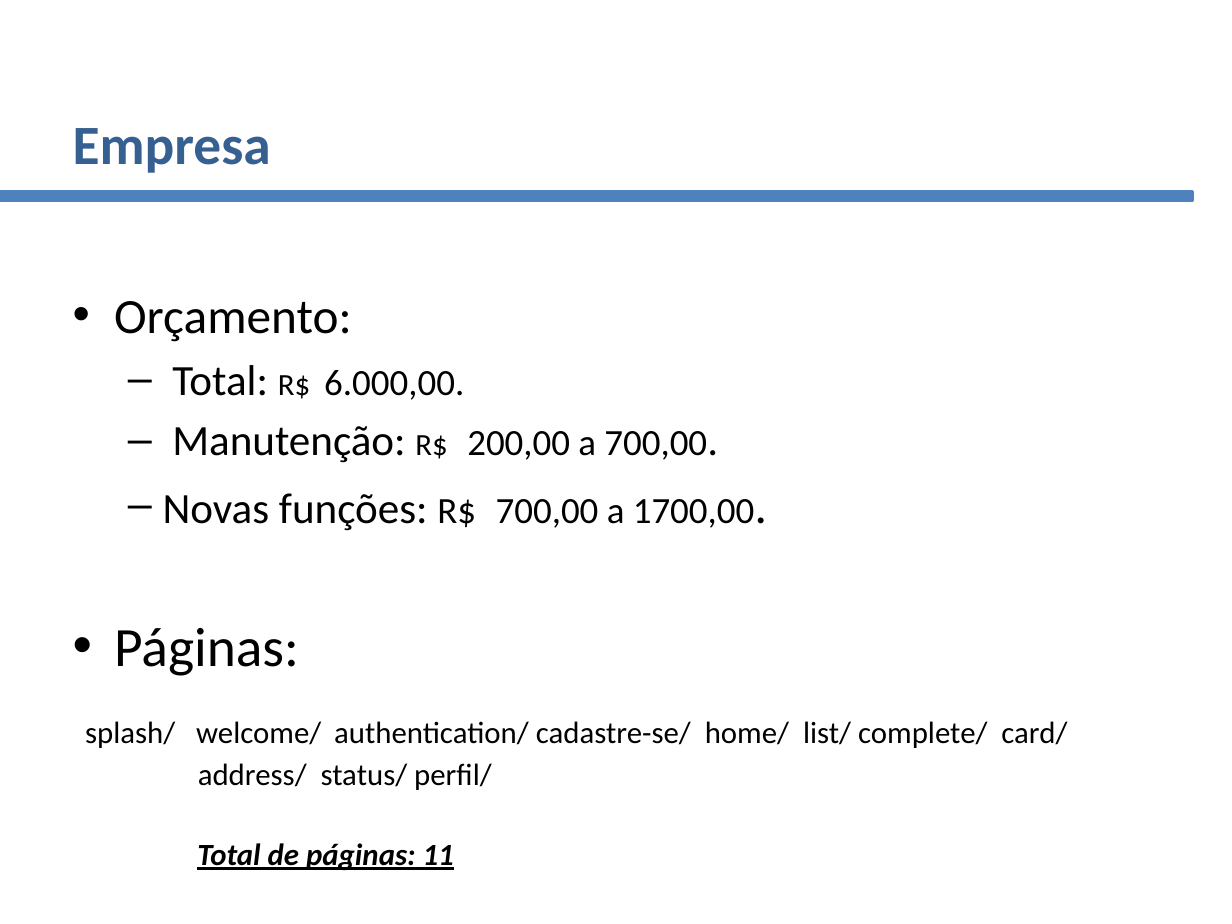
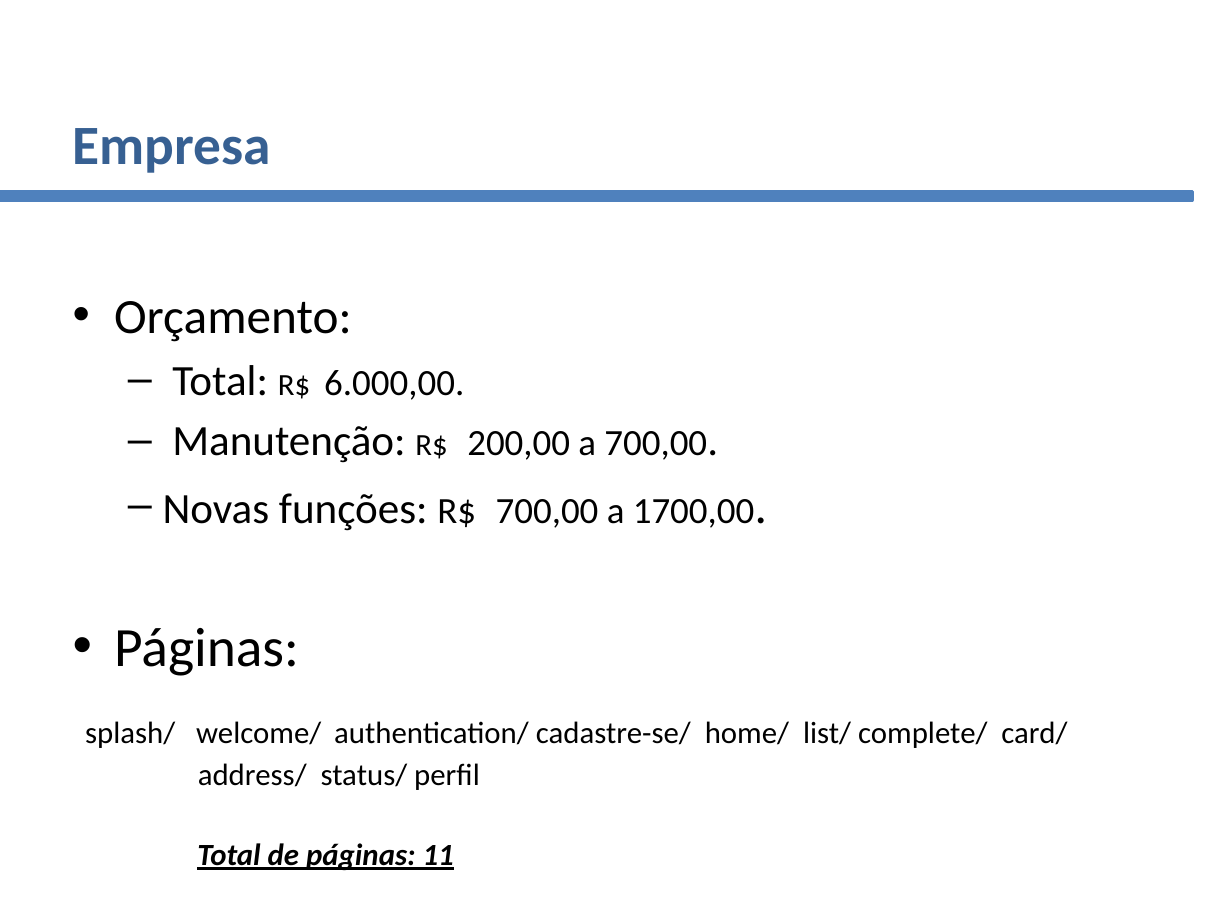
Before and after one commit to matheusg-dev/ProjetoDelivery_TCC, a slide deck: slide 7 of assets/documentacao_abnt/PowerPoint Projeto Final SENAI.pptx. Drawn at 1232x924 pixels with LibreOffice and Linux fonts; fonts in the diff are those of the drawing; background and template pictures are left out. Boxes give left, top, right and bottom in pixels: in the first picture for what was removed or moved away, otherwise in the second. Text is boxed around its words. In the diff, an @@ line names an element or a change of style, - is before the commit and + after.

```diff
--- a/assets/documentacao_abnt/PowerPoint Projeto Final SENAI.pptx
+++ b/assets/documentacao_abnt/PowerPoint Projeto Final SENAI.pptx
@@ text at <box>85,721,1067,790</box>: text changed @@
-splash/ welcome/ authentication/ cadastre-se/ home/ list/ complete/ card/ address/ status/ perfil/
+splash/ welcome/ authentication/ cadastre-se/ home/ list/ complete/ card/ address/ status/ perfil
```
Also in this commit, not shown: 3 other slides changed, 7 other files.
